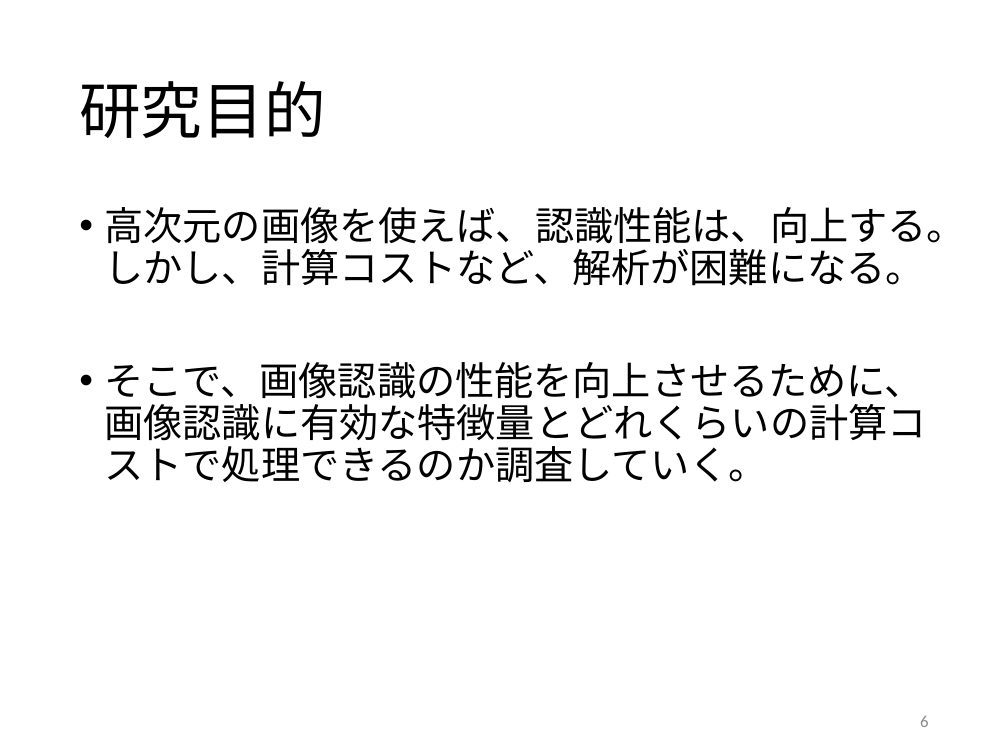
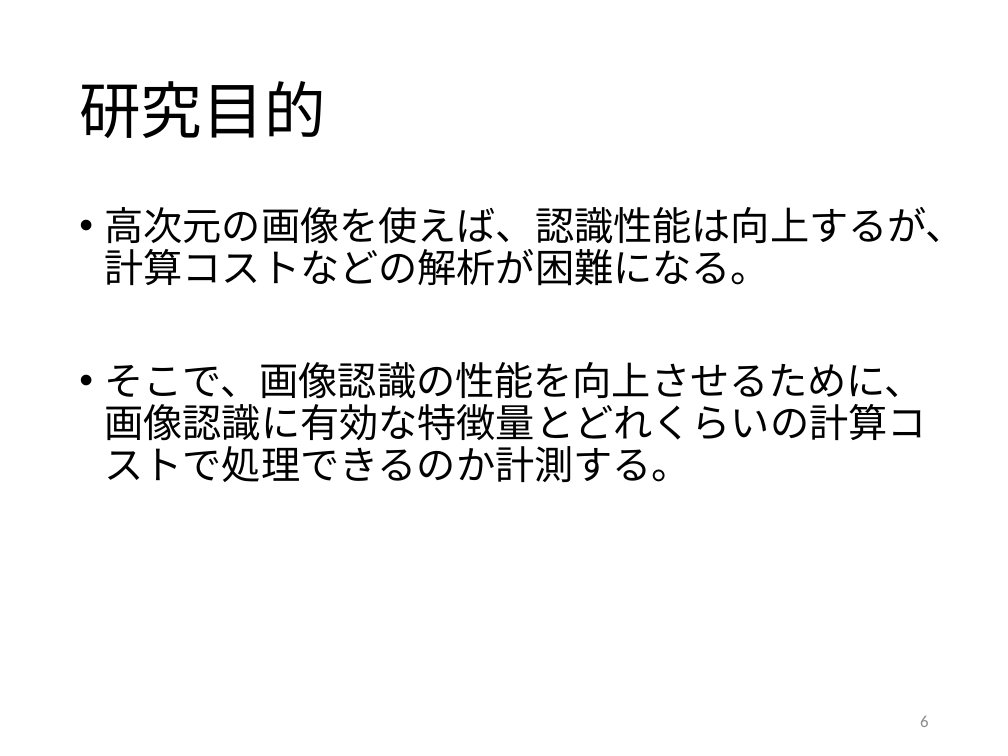
Before and after one commit to kait-takanolab/1821005-yoshioka-thesis, a slide deck: slide 6 of 1821005_中間発表.pptx. Drawn at 1008x756 pixels with LibreOffice and Linux fonts; fonts in the diff are those of the drawing. Boxes give left, top, right and bottom in pixels: in the first picture for what was removed or moved away, otherwise in the second. Text is boxed around its words. In the diff, an @@ line names an element or a change of style, - is before the commit and + after.

```diff
--- a/1821005_中間発表.pptx
+++ b/1821005_中間発表.pptx
@@ text at (x1=105, y1=207, x2=965, y2=482): text changed @@
-• 高次元の画像を使えば、認識性能は、向上する。しかし、計算コストなど、解析が困難になる。
-• そこで、画像認識の性能を向上させるために、画像認識に有効な特徴量とどれくらいの計算コストで処理できるのか調査していく。
+• 高次元の画像を使えば、認識性能は向上するが、計算コストなどの解析が困難になる。
+• そこで、画像認識の性能を向上させるために、画像認識に有効な特徴量とどれくらいの計算コストで処理できるのか計測する。
```
Also in this commit, not shown: 3 other slides changed, 1 slide added, 1 slide removed.
